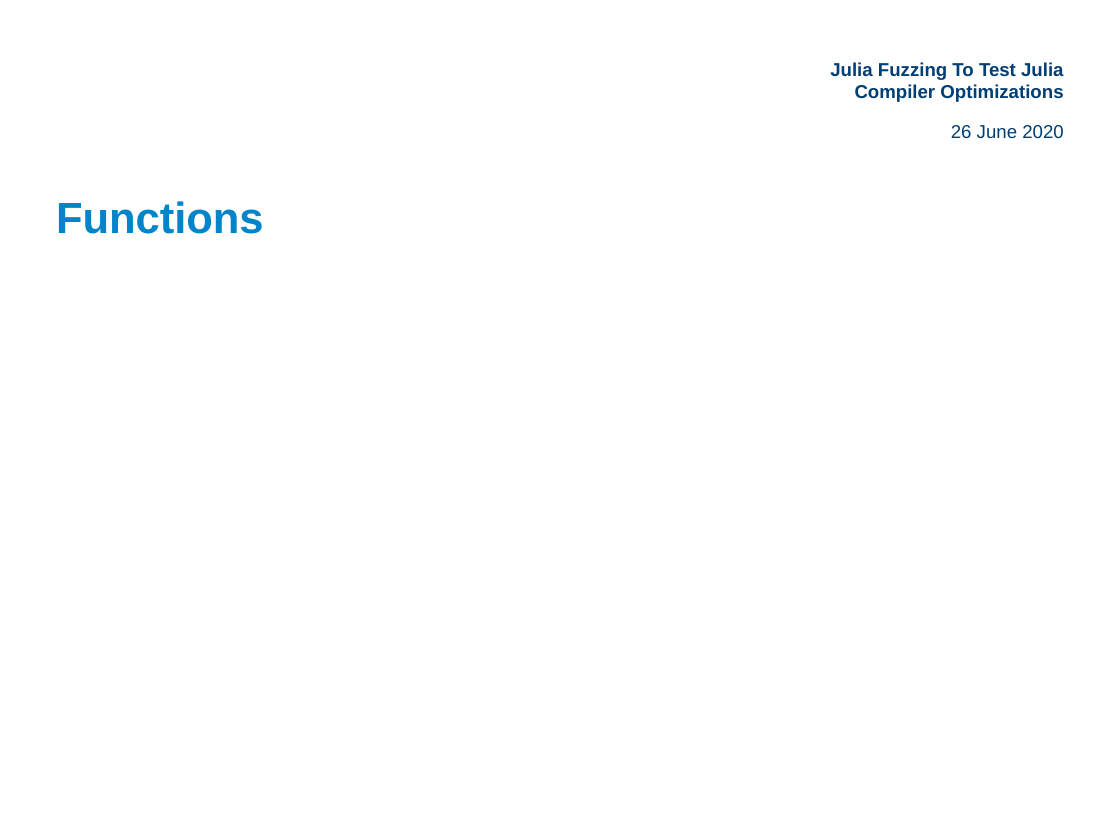
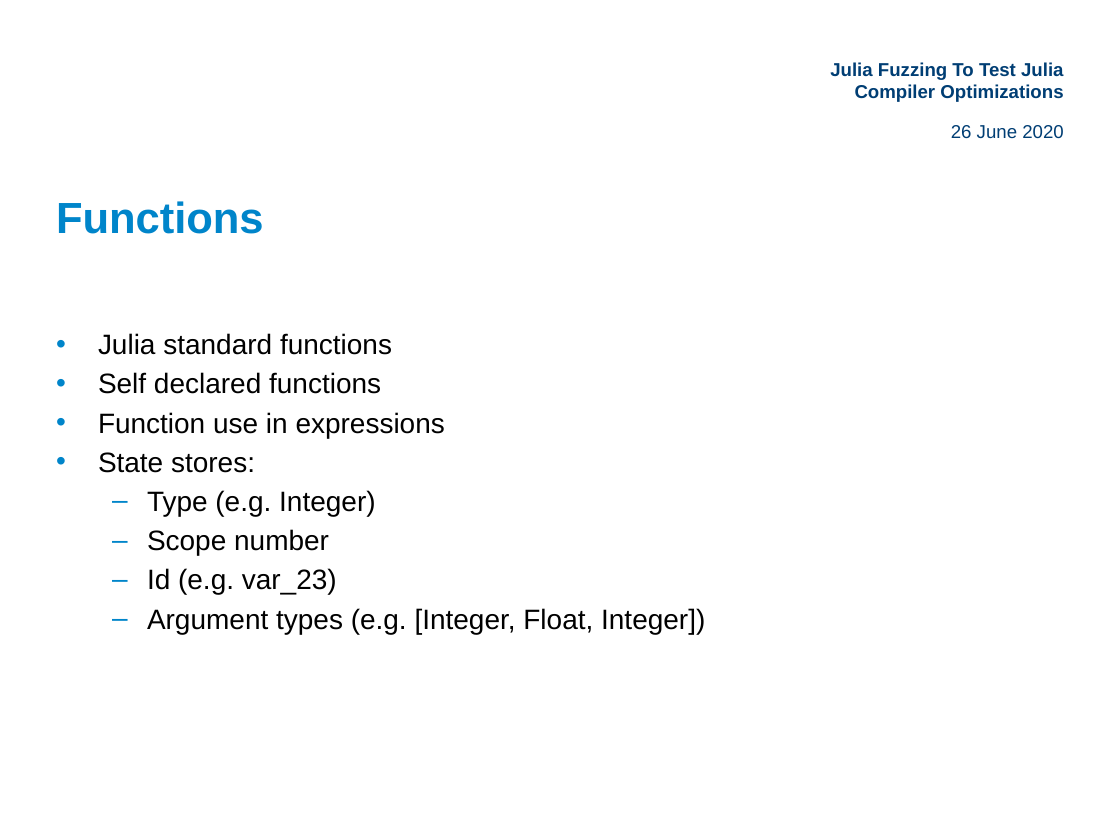
Before and after one commit to HarryAnkers/Final-Year-Project, a slide deck: slide 19 of Presentation.pptx. Drawn at 1120x840 pixels with LibreOffice and Linux fonts; fonts in the diff are those of the drawing; background and template pictures are left out. Boxes give left, top, right and bottom in pixels: in the first picture for what was removed or moved away, otherwise in the second. Text is boxed around its words. In the diff, an @@ line names an element or a change of style, - is before the commit and + after.

```diff
--- a/Presentation.pptx
+++ b/Presentation.pptx
@@ text added at bbox=[98, 333, 705, 634], 18 pt, text #000000 @@
+• Julia standard functions
+• Self declared functions
+• Function use in expressions
+• State stores:
+  – Type (e.g. Integer)
+  – Scope number
+  – Id (e.g. var_23)
+  – Argument types (e.g. [Integer, Float, Integer])
```
Also in this commit, not shown: 2 other slides changed, 1 other file.
